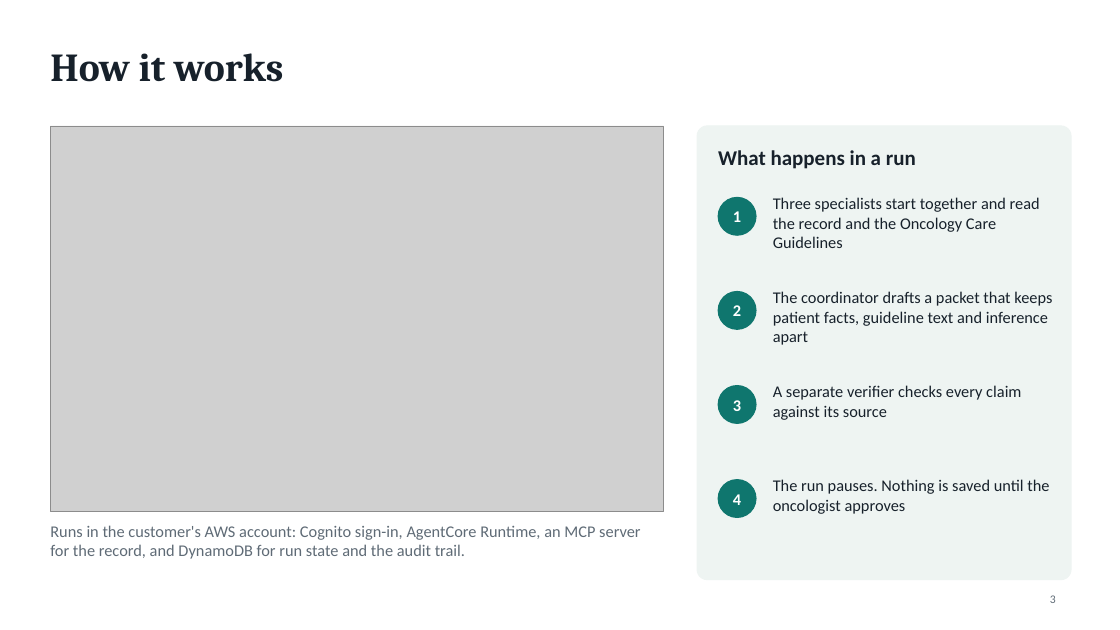
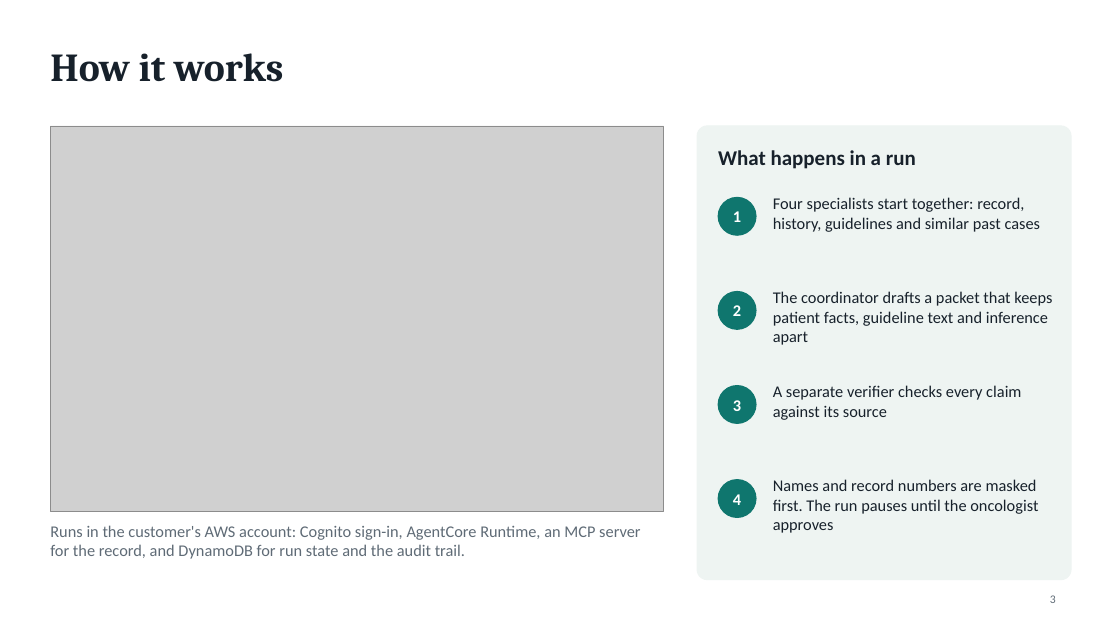
Before and after one commit to rpmish99/oncology-case-prep-demo, a slide deck: slide 3 of deck/case-prep-deck.pptx. Drawn at 1120x630 pixels with LibreOffice and Linux fonts; fonts in the diff are those of the drawing; grey boxes stand for pictures. Boxes give left, top, right and bottom in pixels: in the first picture for what was removed or moved away, otherwise in the second. Text is boxed around its words. In the diff, an @@ line names an element or a change of style, - is before the commit and + after.

Commit message:
Multi-site agenda with four cases, similar past cases, identifier masking, per-case evaluation

```diff
--- a/deck/case-prep-deck.pptx
+++ b/deck/case-prep-deck.pptx
@@ text at <box>773,197,1041,232</box>: text changed @@
-Three specialists start together and read the record and the Oncology Care Guidelines
+Four specialists start together: record, history, guidelines and similar past cases
@@ text at <box>773,479,1038,533</box>: text changed @@
-The run pauses. Nothing is saved until the oncologist approves
+Names and record numbers are masked first. The run pauses until the oncologist approves
```
Also in this commit, not shown: 3 other slides changed, 52 other files.
